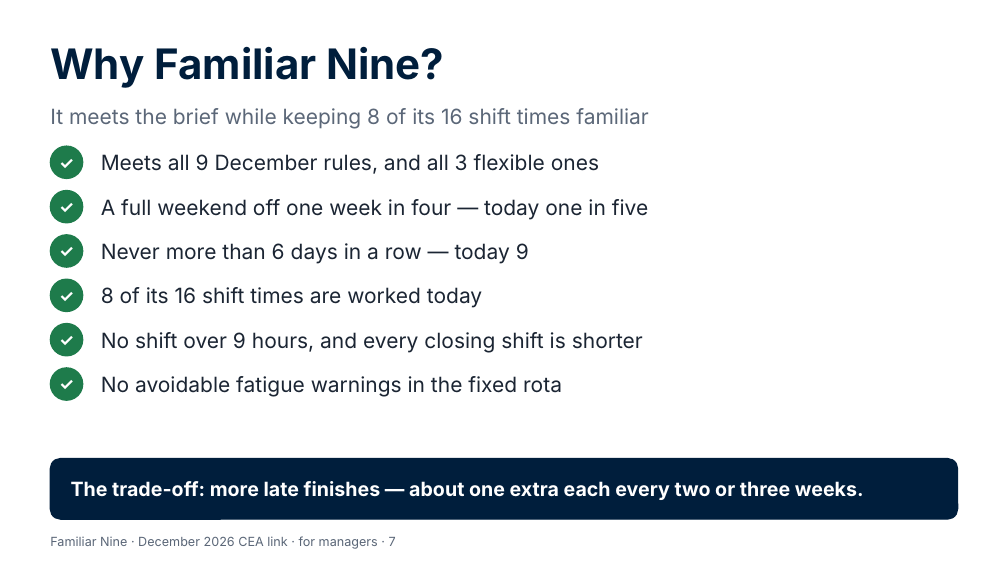
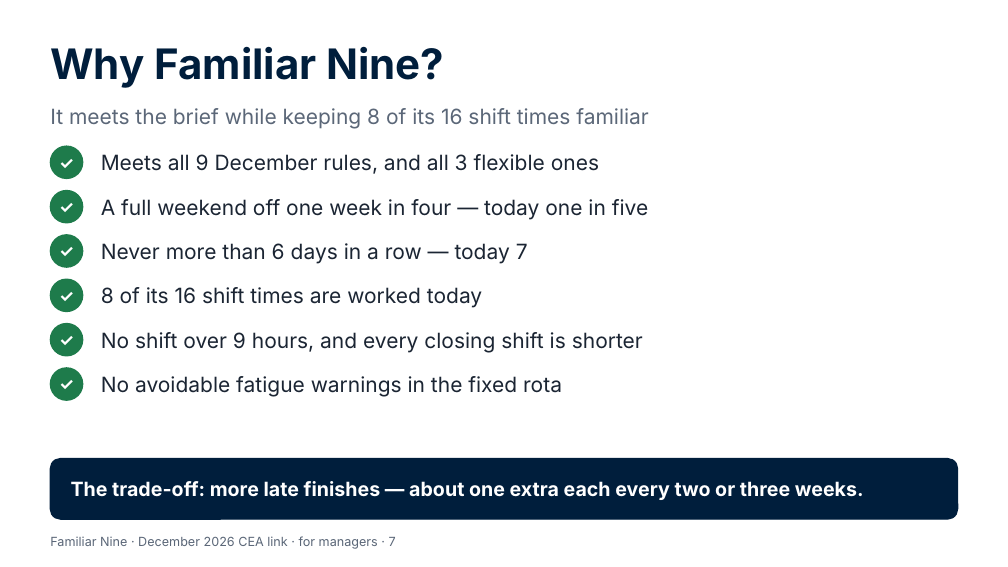
Before and after one commit to Garethdavidmiller/roster-app, a slide deck: slide 7 of docs/proposals/presentations/Familiar-Nine-for-managers.pptx. Drawn at 1008x567 pixels with LibreOffice and Linux fonts; fonts in the diff are those of the drawing. Boxes give left, top, right and bottom in pixels: in the first picture for what was removed or moved away, otherwise in the second. Text is boxed around its words. In the diff, an @@ line names an element or a change of style, - is before the commit and + after.

```diff
--- a/docs/proposals/presentations/Familiar-Nine-for-managers.pptx
+++ b/docs/proposals/presentations/Familiar-Nine-for-managers.pptx
@@ text at (x1=101, y1=243, x2=528, y2=264): text changed @@
-Never more than 6 days in a row — today 9
+Never more than 6 days in a row — today 7
```
Also in this commit, not shown: 3 other slides changed, 26 other files.
